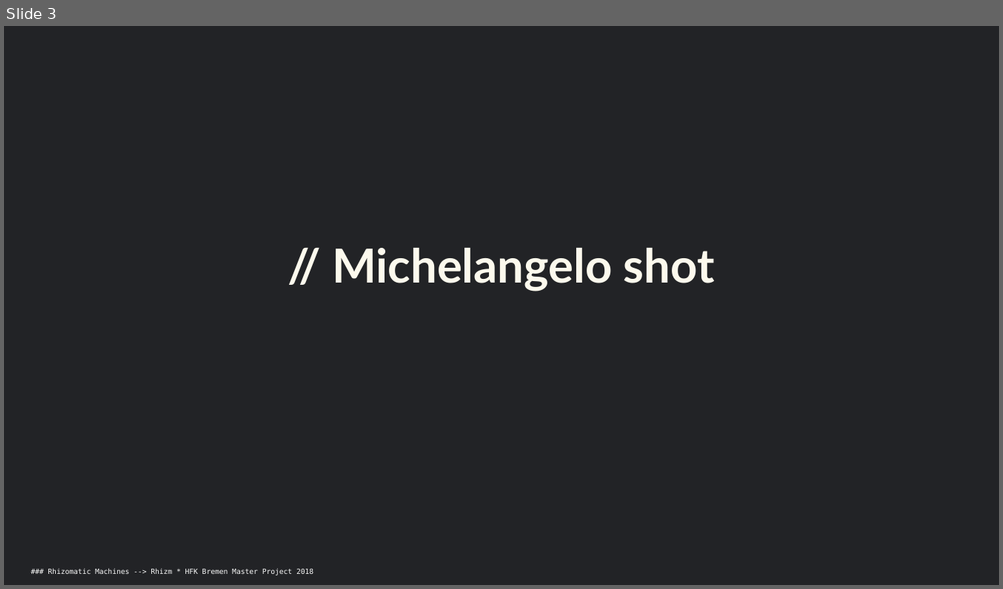
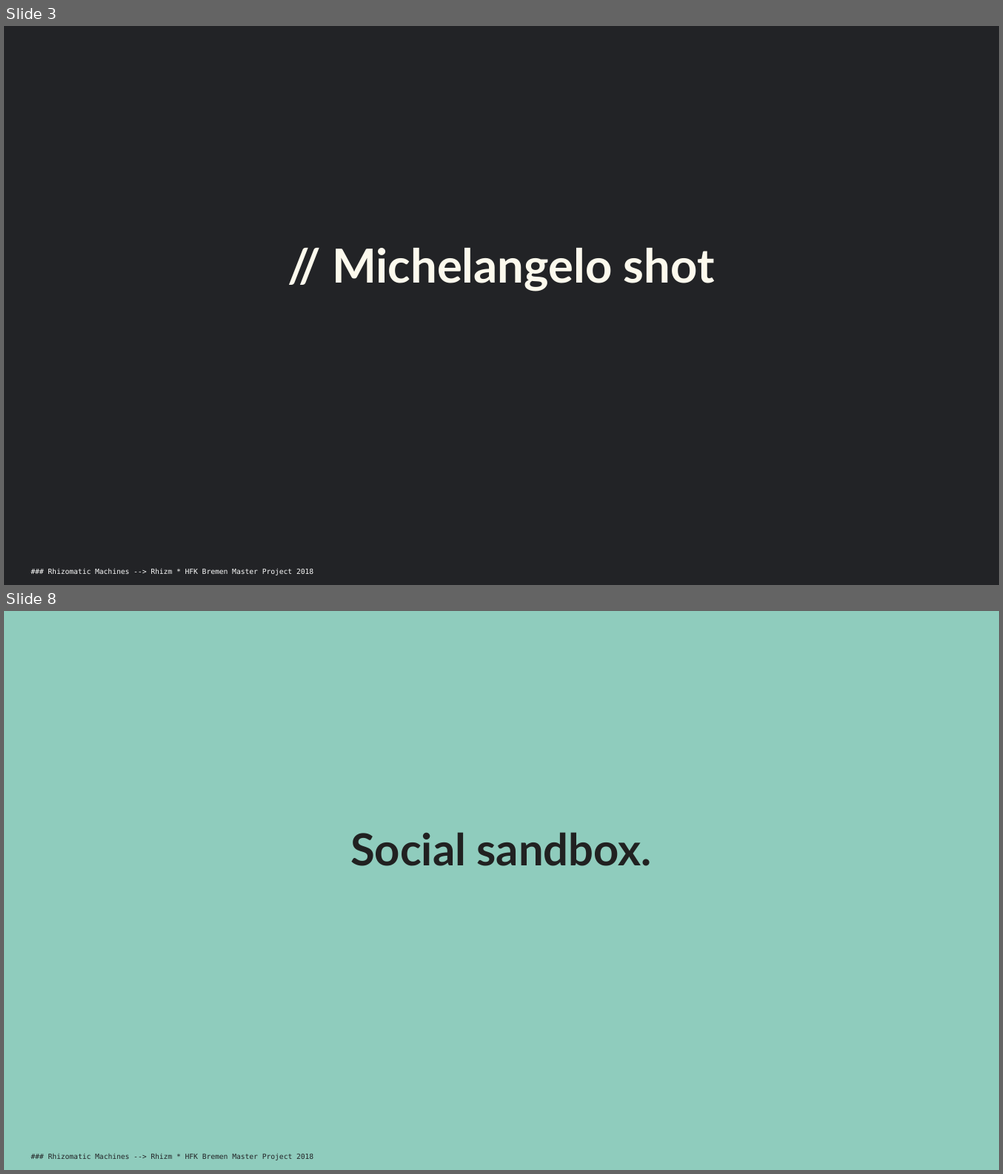
Before and after one commit to maxwolfs/rhizomatic-sublime, a slide deck: Presentation/01-rhizm-180420.pptx. Shown one above the other, each under a label of ours: slide 3 before the commit, slides 3 and 8 after it; the slides between them are not shown. The pictures are 1003x589 and 1003x1174 pixels, drawn with LibreOffice and Linux fonts; fonts in the diff are those of the drawing. Boxes give left, top, right and bottom in pixels: in the first picture for what was removed or moved away, otherwise in the second. Text is boxed around its words. In the diff, an @@ line names an element or a change of style, - is before the commit and + after.

```diff
--- a/Presentation/01-rhizm-180420.pptx
+++ b/Presentation/01-rhizm-180420.pptx
@@ slide 8 added at (4,611,999,1170), background #FAFAFA @@
@@ rectangle added at (4,611,999,1170), fill #8FCCBD @@
@@ text added at (350,832,652,866), 32 pt, text #212121, bold @@
+Social sandbox.
@@ text added at (48,1154,313,1161), 9 pt, text #222326 @@
+### Rhizomatic Machines --> Rhizm * HFK Bremen Master Project 2018
```
Also in this commit, not shown: 1 slide changed, 8 other slides added, 3 slides removed, 7 other files.
